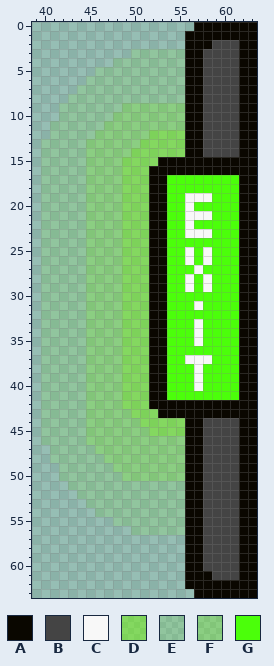
Pixel-art sprite, stored at src/Assets/Door.png. Above is the file before it was changed.
The file is 64x64 pixels. Colours within 5 levels of each other are drawn and written as one. Shown: x 39..63, y 0..63.
Palette (. is transparent): A #0a0700  B #444444  C #f8f8f8  D #6ff60077  E #6bf7001f  F #6ff70047  G #4bff0a
Now the later version:
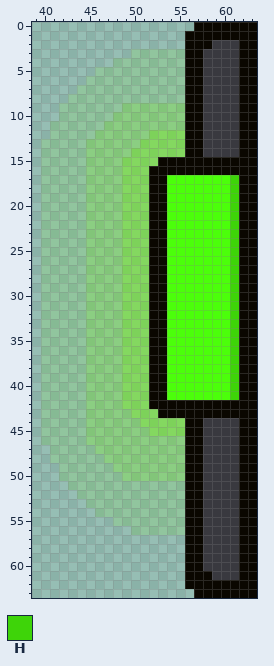
Colours new in this view: H #3ed409
The edit:
@@ palette @@
-B #444444
+B #39393f
@@ x 54..63 @@
 16 AAAAAAAAAA
-17 GGGGGGGGAA
-18 GGGGGGGGAA
-19 GGCCCGGGAA
-20 GGCGGGGGAA
-21 GGCCCGGGAA
-22 GGCGGGGGAA
-23 GGCCCGGGAA
-24 GGGGGGGGAA
-25 GGCGCGGGAA
-26 GGCGCGGGAA
-27 GGGCGGGGAA
-28 GGCGCGGGAA
-29 GGCGCGGGAA
-30 GGGGGGGGAA
-31 GGGCGGGGAA
-32 GGGGGGGGAA
-33 GGGCGGGGAA
-34 GGGCGGGGAA
-35 GGGCGGGGAA
-36 GGGGGGGGAA
-37 GGCCCGGGAA
-38 GGGCGGGGAA
-39 GGGCGGGGAA
-40 GGGCGGGGAA
-41 GGGGGGGGAA
+17 GGGGGGGHAA
+18 GGGGGGGHAA
+19 GGGGGGGHAA
+20 GGGGGGGHAA
+21 GGGGGGGHAA
+22 GGGGGGGHAA
+23 GGGGGGGHAA
+24 GGGGGGGHAA
+25 GGGGGGGHAA
+26 GGGGGGGHAA
+27 GGGGGGGHAA
+28 GGGGGGGHAA
+29 GGGGGGGHAA
+30 GGGGGGGHAA
+31 GGGGGGGHAA
+32 GGGGGGGHAA
+33 GGGGGGGHAA
+34 GGGGGGGHAA
+35 GGGGGGGHAA
+36 GGGGGGGHAA
+37 GGGGGGGHAA
+38 GGGGGGGHAA
+39 GGGGGGGHAA
+40 GGGGGGGHAA
+41 GGGGGGGHAA
 42 AAAAAAAAAA
Pixel boxes of the changes (left, top, right, bottom) in both pictures:
changed: (185, 40, 239, 580)
